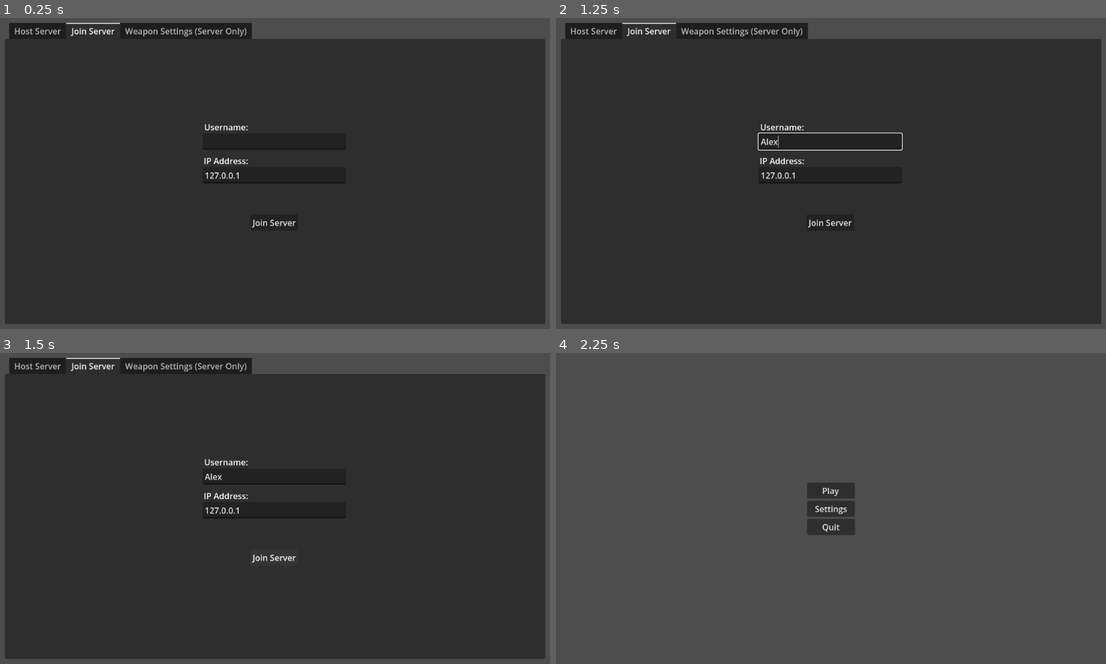
Above: before the commit, frames 1-4 (two rows, left to right).
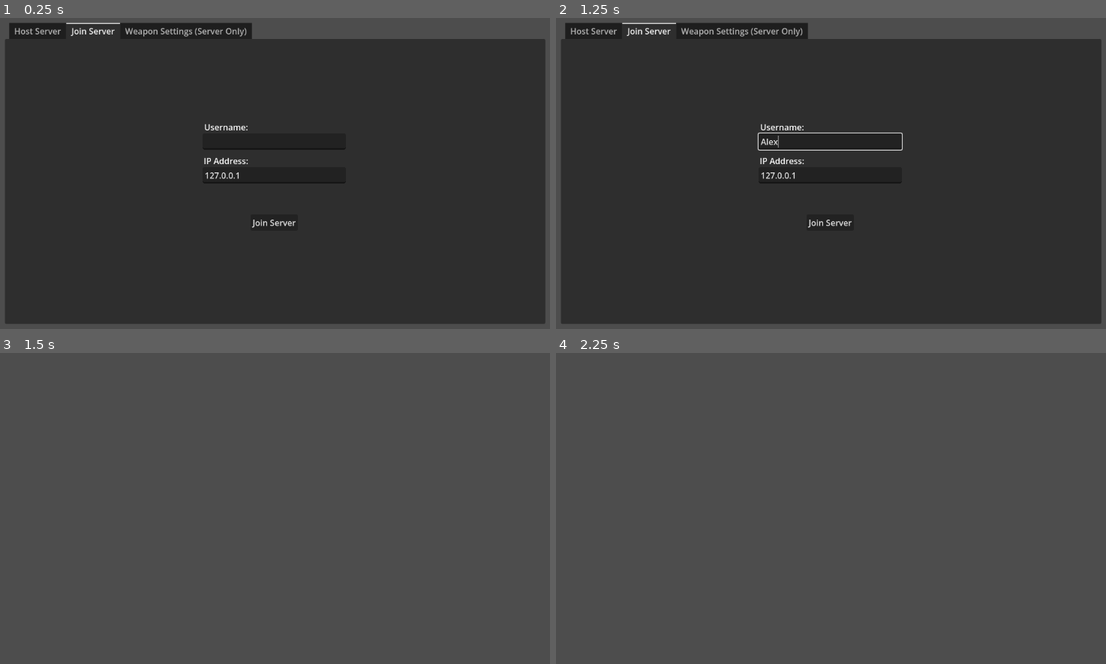
Above: after the commit, the same moments.

Repository: yeet230/Multiplayer-FPS
Game: Godot game, scene res://Levels/game.tscn
Same seed, same stepped clock (60 frames per second), same inputs: the game is played once before the commit and once after it.
Inputs (mouse positions are in pixels of both pictures, inside the frame that each line leads up to):
- Up to frame 1 (0.25 s): no input
- Up to frame 2 (1.25 s): click (831, 142) at 0.52 s; type "Alex" at 0.6 s
- Up to frame 3 (1.5 s): click "Join Server" at 1.25 s
- Up to frame 4 (2.25 s): move the mouse to (963, 492) at 2.02 s; hold D (right) from 2.03 s (still down); tap P (ballTest) at 2.1 s

Frames 1-2 are identical in both runs. In frame 3, 92% of the frame differs, in the area x 0-100%, y 1-99%; in frame 4, 1.2%.
Error before the commit: Parse Error: Expected ":" after "for" condition. (res://Multiplayer/Manager/multiplayerManager.gd:110)

Commit message:
finally get duplicate name function to work

Diff:
--- a/Actors/Player/Managers/PlayerMultiplayerSynchronizer.gd
+++ b/Actors/Player/Managers/PlayerMultiplayerSynchronizer.gd
@@ -3,19 +3,17 @@
 enum DataTypes {
 	Position,
 	Rotation,
+	FlashLightState,
 
 }
 
 @export var localPlayer: Player = get_parent()
-
 var prevPos: Vector3 = Vector3.ZERO
 var prevRot: Vector3 = Vector3.ZERO
 
-
 func tick() -> void:
-
 	var id: String = localPlayer.name
-	var data :Dictionary= {}
+	var data : Dictionary = {}
 
 	if prevPos != localPlayer.global_position:
 		data[DataTypes.Position] = localPlayer.global_position
@@ -28,8 +26,6 @@
 	if !data.is_empty():
 		_update_data.rpc(id, data)
 
-
-
 @rpc("any_peer", "call_remote", "reliable")
 func _update_data(who : String, data : Dictionary) -> void:
 
--- a/Actors/Player/Player/Player.tscn
+++ b/Actors/Player/Player/Player.tscn
@@ -10,7 +10,7 @@
 [sub_resource type="CapsuleShape3D" id="CapsuleShape3D_0rwas"]
 
 [sub_resource type="StandardMaterial3D" id="StandardMaterial3D_7unof"]
-albedo_color = Color(0.0776478, 0.19334218, 0.37033978, 1)
+albedo_color = Color(0, 0, 0, 1)
 
 [sub_resource type="CapsuleMesh" id="CapsuleMesh_xhfnw"]
 material = SubResource("StandardMaterial3D_7unof")
--- a/Levels/Mainlevel.tscn
+++ b/Levels/Mainlevel.tscn
@@ -42,7 +42,6 @@
 mesh = SubResource("PlaneMesh_c7p05")
 
 [node name="StaticBody3D" type="StaticBody3D" parent="Floor" unique_id=821020772]
-visible = false
 
 [node name="CollisionShape3D" type="CollisionShape3D" parent="Floor/StaticBody3D" unique_id=1779701059]
 shape = SubResource("ConvexPolygonShape3D_nqor8")
--- a/Multiplayer/Manager/multiplayerManager.gd
+++ b/Multiplayer/Manager/multiplayerManager.gd
@@ -1,14 +1,15 @@
 extends Node
 
-signal serverCreated
-signal ChatRecived(text: String)
-signal SharedDataUpdated(newData : Dictionary)
-
-var damageMulti: float = 1.0
-
-const SERVER_PORT := 39285
+signal serverCreated ##Signal that is emtted when the server succsefully starts
+signal ChatRecived(text: String) ##Handlesthe broadcasting of the server verified chats back to the UI
+signal SharedDataUpdated(newData : Dictionary) ##Is emmitted fo any script that may need this data
+
+var damageMulti: float = 1.0 ##How much the server should Multiply Damage by
+
+const SERVER_PORT: int = 39285 ##Servers Port
 const bulletDecalScene := preload("uid://6gbftdo4m7nj")
 
+##A reference for all types of PlayerData that can exist
 enum PlayerData {
 	HEALTH,
 	USERNAME,
@@ -20,12 +21,16 @@
 }
 
 var weaponsCount: int
-var commandStarter: String
+var commandStarter: String ##A Randomly generated string that will be outputted by the server during debugging to allow for quick Actions
 
 # peer_id -> player data
 var serverOnlyPlayerData: Dictionary[int, Dictionary] = {}
-var sharedPlayerData: Dictionary[int, Dictionary] = {}
-var usedUsernames: Array[String]
+var sharedPlayerData: Dictionary[int, Dictionary] = {} ##Data that will be broadcasted to all types of peers such as killcount, deaths and username
+##Currently in debug Process
+var usedUsernames: Array[String] = [
+	"",
+	"Tweaker",
+]
 
 
 func _ready() -> void:
@@ -67,6 +72,7 @@
 
 #region Utility
 
+##Handles the creation of a new Players data. will add them to serverOnlyPlayerData and sharedPlayerData
 func _create_player_data(who : int, username : String) -> void:
 	serverOnlyPlayerData[who] = {
 		PlayerData.USERNAME : username,
@@ -89,6 +95,7 @@
 func _update_player_deaths(who : int) -> void:
 	sharedPlayerData[who][PlayerData.DEATHS] += 1
 
+##Randomly generates a username from predefined arrays
 func _random_username_gen() -> String:
 	var nameStarter: Array[String] = [
 		"The Great ",
@@ -104,15 +111,18 @@
 
 	return genUsername
 
+##Work in progress: Is meant to check for when a username is a duplicate and then change it until it is not.
 func _check_username_for_duplicates(_username: String) -> String:
 	var uniqueUsername: String = _username
 	print("checking usernames for duplicates")
-	for i in range 10:
+	for i in usedUsernames:
 		print("here is i:", i)
-		while
-		if "" == _username:
+		while i == uniqueUsername:
 			print("username is a duplicate")
 			uniqueUsername = _random_username_gen()
+
+	usedUsernames.append(uniqueUsername)
+
 	return uniqueUsername
 
 func set_player_canShoot(playerId : int, newVal : bool) -> void:
@@ -258,7 +268,8 @@
 	return results
 
 
-# Client -> Server
+## Client -> Server:
+##is called when the player locally hits another player it will confirm the hit, apply damage, call other funtions if it is a kill
 @rpc("any_peer", "call_remote", "unreliable_ordered")
 func server_handle_hit(weapon : Globals.WeaponID, damagedPlayer : String) -> void:
 
@@ -298,7 +309,8 @@
 	set_player_canShoot(senderID, true)
 
 
-# Client -> Server
+## Client -> Server:
+##Is called when a player joins the server, it handles the creation of relative data, aswell as ensuring the username is valid
 @rpc("any_peer", "call_remote", "reliable")
 func server_register_player(playerHealth: float, username: String = "") -> void:
 	if !multiplayer.is_server(): return
@@ -322,7 +334,8 @@
 	print("Registered player ", senderID, " as ", username)
 
 
-# Client -> Server
+## Client -> Server:
+##The server will verify the chat sent. check for profanity, make sure it is a real message, handle the command if it is one
 @rpc("any_peer", "call_remote", "reliable")
 func server_verify_chat(text: String) -> void:
 	if !multiplayer.is_server():
@@ -343,13 +356,13 @@
 
 #region Client Side Network Functions
 
-# Server -> Clients
+# Server -> Clients:
 @rpc("authority", "call_remote", "reliable")
 func _server_send_chat(username: String, text: String) -> void:
 	ChatRecived.emit("%s: %s" % [username, text])
 
 
-# Server -> Target Client
+# Server -> Target Client:
 @rpc("authority", "call_remote", "unreliable")
 func server_push_death(newHealth : float, where : Vector3) -> void:
 	teleport_player(where)
